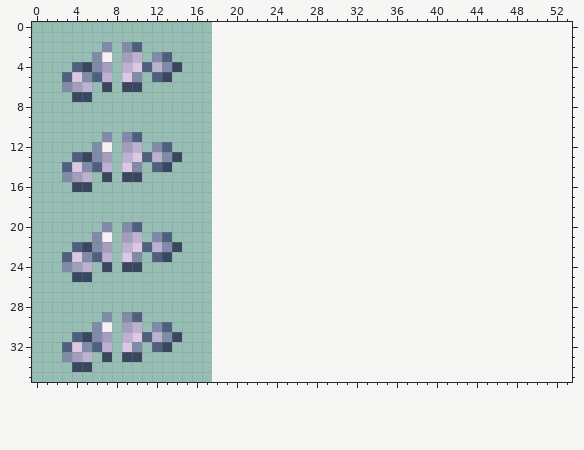
Edited in one commit: pixel-art sprite (Content/Ocean/Items/Pearl/PearlStringTile_Glow.png). This is how it looked before the edit.
The file is 36x72 pixels, drawn in blocks of 2x2; one block is one cell here. The old version is drawn lined up with the new one, on the new canvas.
After:
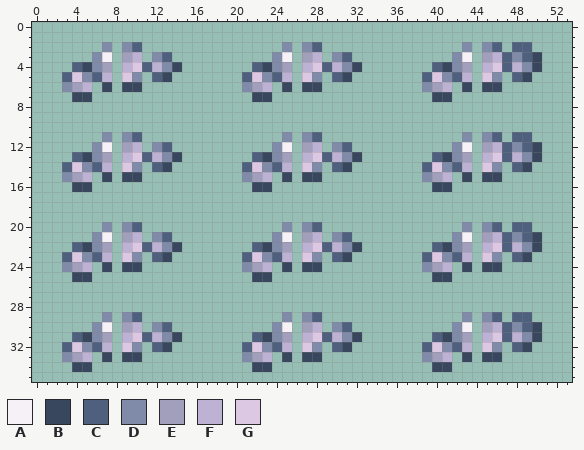
Palette (. is transparent): A #f5f1f7  B #38475e  C #4e607d  D #808ba9  E #a29fbd  F #bdb2d3  G #ddc8e4
Diff:
canvas 18x36 -> 54x36
y 2: x 25 . -> D; x 27..28 .. -> DC; x 43 . -> D; x 45..46 .. -> DC; x 48..49 .. -> CC
y 3: x 24..25 .. -> DA; x 27..28 .. -> EF; x 30..31 .. -> DC; x 42..43 .. -> DA; x 45..50 ...... -> EFCDCB
y 4: x 22..25 .... -> CBDE; x 27..32 ...... -> FGCFDB; x 40..43 .... -> CBDE; x 45..50 ...... -> FGCFDB
y 5: x 21..25 ..... -> CGDCF; x 27..28 .. -> GD; x 30..31 .. -> CB; x 39..43 ..... -> CGDCF; x 45..46 .. -> GD; x 48..49 .. -> CB
y 6: x 21..23 ... -> DEF; x 25 . -> B; x 27..28 .. -> BB; x 39..41 ... -> DEF; x 43 . -> B; x 45..46 .. -> BB
y 7: x 22..23 .. -> BB; x 40..41 .. -> BB
y 11: x 25 . -> D; x 27..28 .. -> DC; x 43 . -> D; x 45..46 .. -> DC; x 48..49 .. -> CC
y 12: x 24..25 .. -> DA; x 27..28 .. -> EF; x 30..31 .. -> DC; x 42..43 .. -> DA; x 45..50 ...... -> EFCDCB
y 13: x 22..25 .... -> CBDE; x 27..32 ...... -> FGCFDB; x 40..43 .... -> CBDE; x 45..50 ...... -> FGCFDB
y 14: x 21..25 ..... -> CGDCF; x 27..28 .. -> GD; x 30..31 .. -> CB; x 39..43 ..... -> CGDCF; x 45..46 .. -> GD; x 48..49 .. -> CB
y 15: x 21..23 ... -> DEF; x 25 . -> B; x 27..28 .. -> BB; x 39..41 ... -> DEF; x 43 . -> B; x 45..46 .. -> BB
y 16: x 22..23 .. -> BB; x 40..41 .. -> BB
y 20: x 25 . -> D; x 27..28 .. -> DC; x 43 . -> D; x 45..46 .. -> DC; x 48..49 .. -> CC
y 21: x 24..25 .. -> DA; x 27..28 .. -> EF; x 30..31 .. -> DC; x 42..43 .. -> DA; x 45..50 ...... -> EFCDCB
y 22: x 22..25 .... -> CBDE; x 27..32 ...... -> FGCFDB; x 40..43 .... -> CBDE; x 45..50 ...... -> FGCFDB
y 23: x 21..25 ..... -> CGDCF; x 27..28 .. -> GD; x 30..31 .. -> CB; x 39..43 ..... -> CGDCF; x 45..46 .. -> GD; x 48..49 .. -> CB
y 24: x 21..23 ... -> DEF; x 25 . -> B; x 27..28 .. -> BB; x 39..41 ... -> DEF; x 43 . -> B; x 45..46 .. -> BB
y 25: x 22..23 .. -> BB; x 40..41 .. -> BB
y 29: x 25 . -> D; x 27..28 .. -> DC; x 43 . -> D; x 45..46 .. -> DC; x 48..49 .. -> CC
y 30: x 24..25 .. -> DA; x 27..28 .. -> EF; x 30..31 .. -> DC; x 42..43 .. -> DA; x 45..50 ...... -> EFCDCB
y 31: x 22..25 .... -> CBDE; x 27..32 ...... -> FGCFDB; x 40..43 .... -> CBDE; x 45..50 ...... -> FGCFDB
y 32: x 21..25 ..... -> CGDCF; x 27..28 .. -> GD; x 30..31 .. -> CB; x 39..43 ..... -> CGDCF; x 45..46 .. -> GD; x 48..49 .. -> CB
y 33: x 21..23 ... -> DEF; x 25 . -> B; x 27..28 .. -> BB; x 39..41 ... -> DEF; x 43 . -> B; x 45..46 .. -> BB
y 34: x 22..23 .. -> BB; x 40..41 .. -> BB
